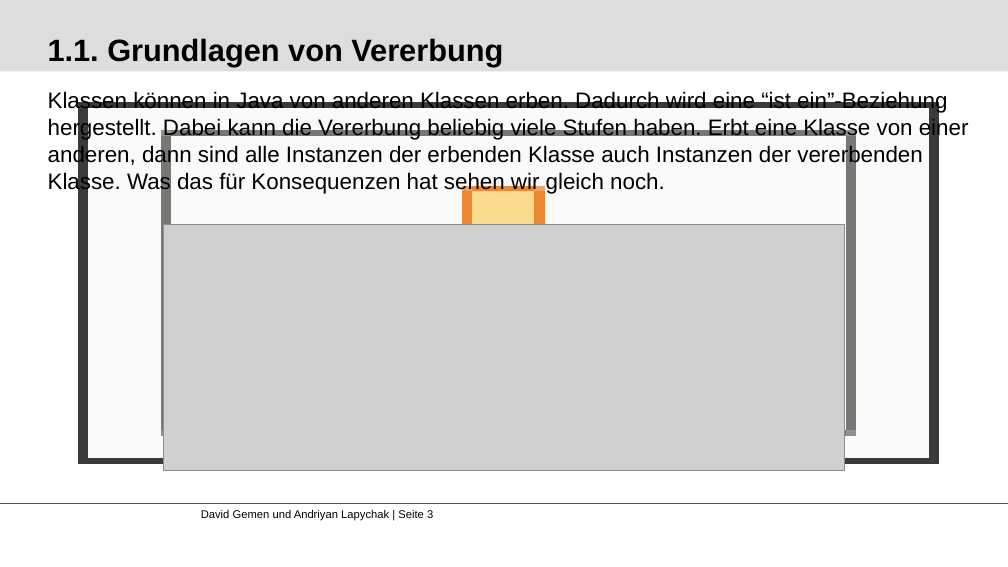
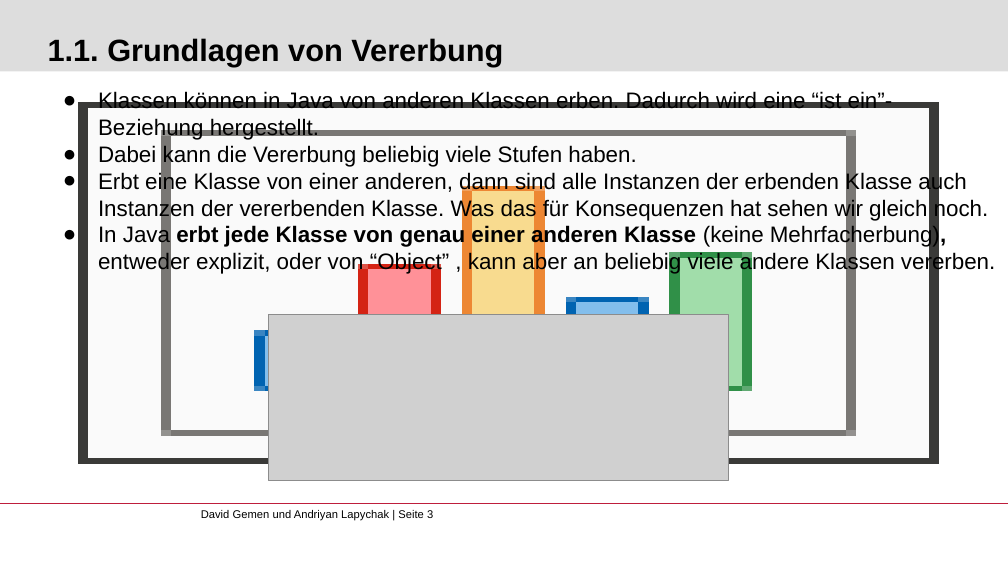
Before and after one commit to gemdav/Programmieren-1-Tutorium, a slide deck: slide 3 of slides/05_inheritance.pptx. Drawn at 1008x567 pixels with LibreOffice and Linux fonts; fonts in the diff are those of the drawing; grey boxes stand for pictures; background and template pictures are left out. Boxes give left, top, right and bottom in pixels: in the first picture for what was removed or moved away, otherwise in the second. Text is boxed around its words. In the diff, an @@ line names an element or a change of style, - is before the commit and + after.

```diff
--- a/slides/05_inheritance.pptx
+++ b/slides/05_inheritance.pptx
@@ text at box(98, 91, 995, 275): text changed @@
-Klassen können in Java von anderen Klassen erben. Dadurch wird eine “ist ein”-Beziehung hergestellt. Dabei kann die Vererbung beliebig viele Stufen haben. Erbt eine Klasse von einer anderen, dann sind alle Instanzen der erbenden Klasse auch Instanzen der vererbenden Klasse. Was das für Konsequenzen hat sehen wir gleich noch.
+● Klassen können in Java von anderen Klassen erben. Dadurch wird eine “ist ein”-Beziehung hergestellt.
+● Dabei kann die Vererbung beliebig viele Stufen haben.
+● Erbt eine Klasse von einer anderen, dann sind alle Instanzen der erbenden Klasse auch Instanzen der vererbenden Klasse. Was das für Konsequenzen hat sehen wir gleich noch.
+● In Java erbt jede Klasse von genau einer anderen Klasse (keine Mehrfacherbung), entweder explizit, oder von “Object” , kann aber an beliebig viele andere Klassen vererben.
@@ picture: place and size @@
-picture at box(163, 225, 845, 471)
+picture at box(268, 314, 729, 481)
```
Also in this commit, not shown: 1 other slide changed, 23 other files.
